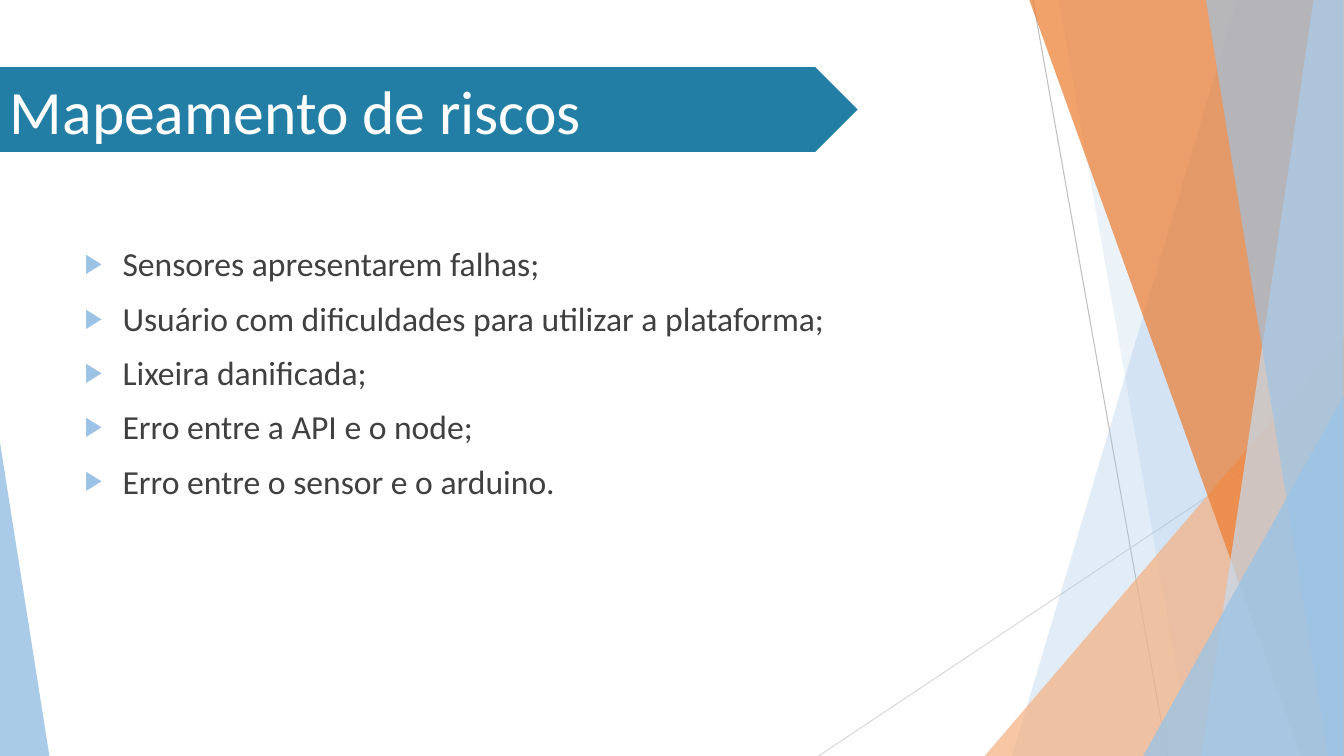
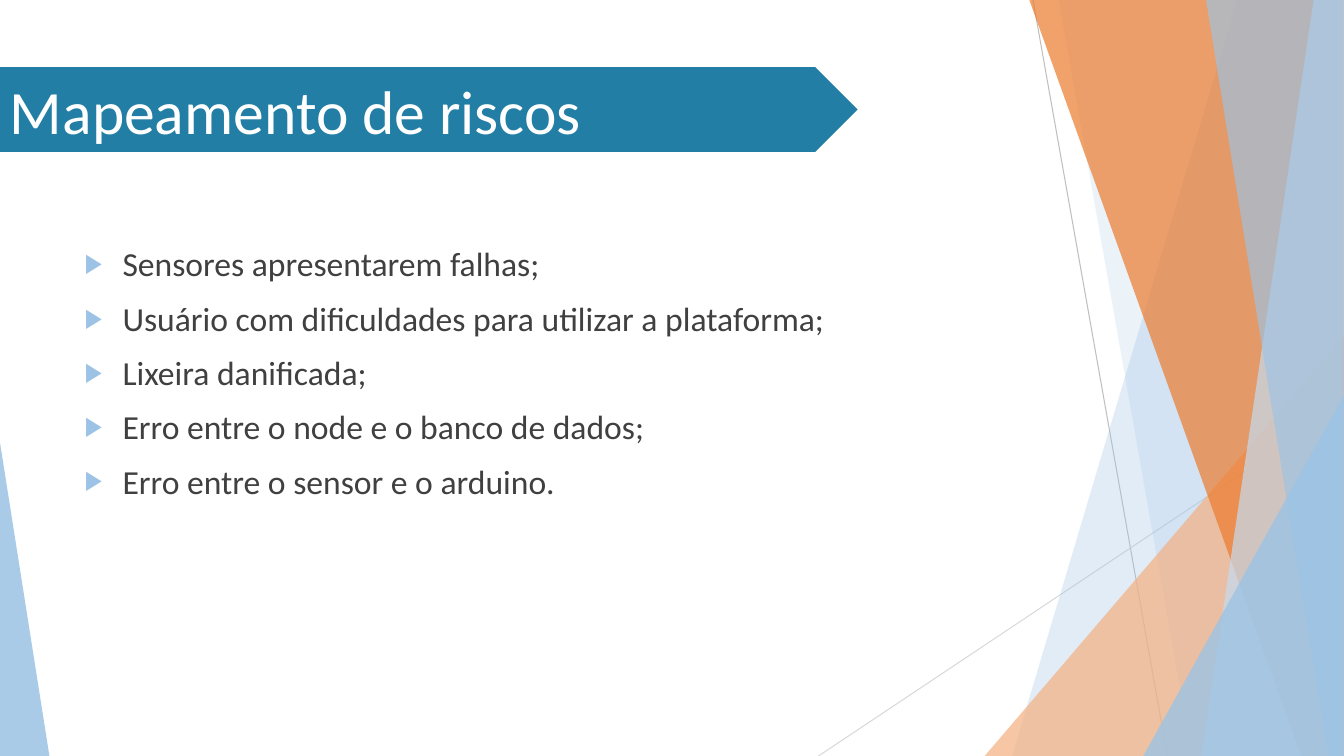
Before and after one commit to Stefany-hub/Projeto2.0, a slide deck: slide 15 of documentacao/apresentação/MIT- 3ª sprint.pptx (slide 14 before the commit). Drawn at 1344x756 pixels with LibreOffice and Linux fonts; fonts in the diff are those of the drawing; background and template pictures are left out. Boxes give left, top, right and bottom in pixels: in the first picture for what was removed or moved away, otherwise in the second. Text is boxed around its words. In the diff, an @@ line names an element or a change of style, - is before the commit and + after.

Commit message:
ppt

```diff
--- a/documentacao/apresentação/MIT- 3ª sprint.pptx
+++ b/documentacao/apresentação/MIT- 3ª sprint.pptx
@@ text at bbox=[123, 415, 644, 443]: text changed @@
-▶ Erro entre a API e o node;
+▶ Erro entre o node e o banco de dados;
```
Also in this commit, not shown: 1 other slide changed, 1 slide added.
